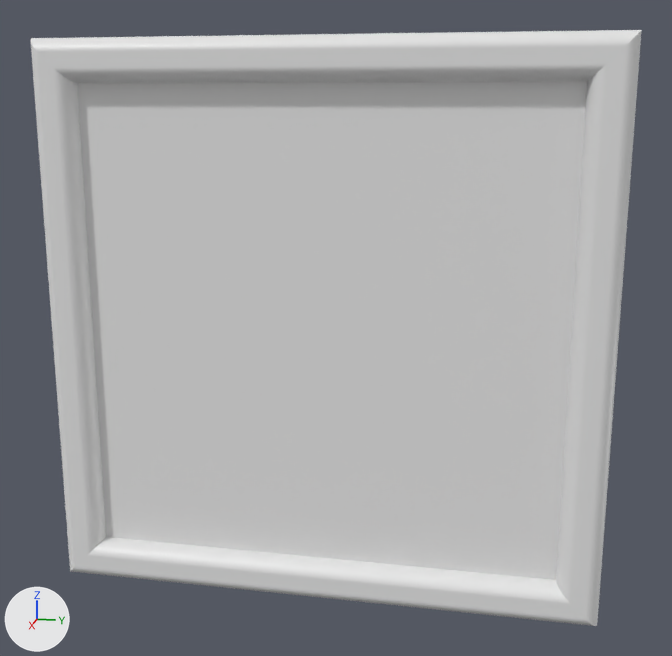
A saved change to the COLLADA model Haunted Castle/Datensatz/frame/frame.dae.
The view is the same before and after, from a 50 mm lens placed at (-5.94, 1.18, 10.06), pointed at (-14.03, -0.43, 8.04). Lighting does not change. The marker at lower left points along +X, +Y and +Z.

The first picture shows 'Bilderrahmen', 'Glas'.
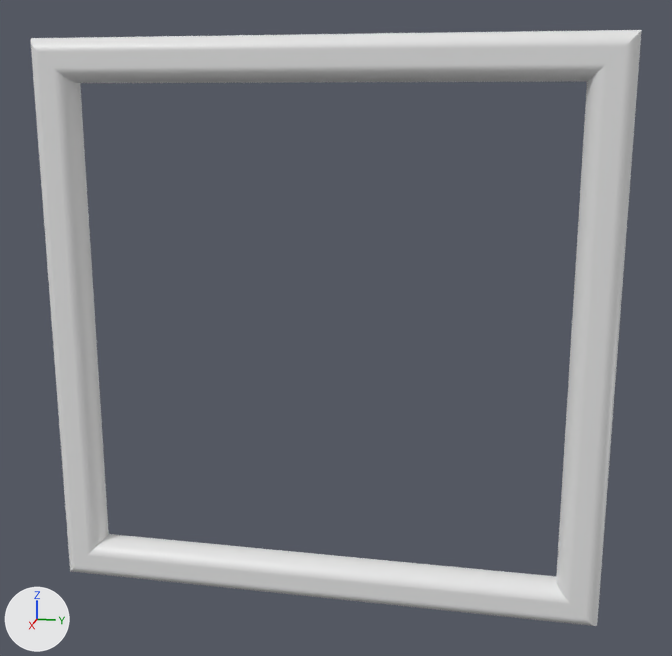
Edits to the bpy script that builds the scene:
```text
Remove ob_glas:
    ob_glas = bpy.data.objects.new('Glas', me_glas)
    ob_glas.parent = ob_bilderrahmen
    ob_glas.location = (0.0, 0.0, 0.0)
    ob_glas.rotation_euler = (3.142, 0.0, 0.0)  # degrees (180, 0, 0)
    ob_glas.scale = (-0.0492, 0.0492, 0.0492)
```

Changed parts and their boxes (x1, y1, x2, y2) in the pictures (672 x 656 px):
'Glas', deleted: before (77, 81, 587, 580)
